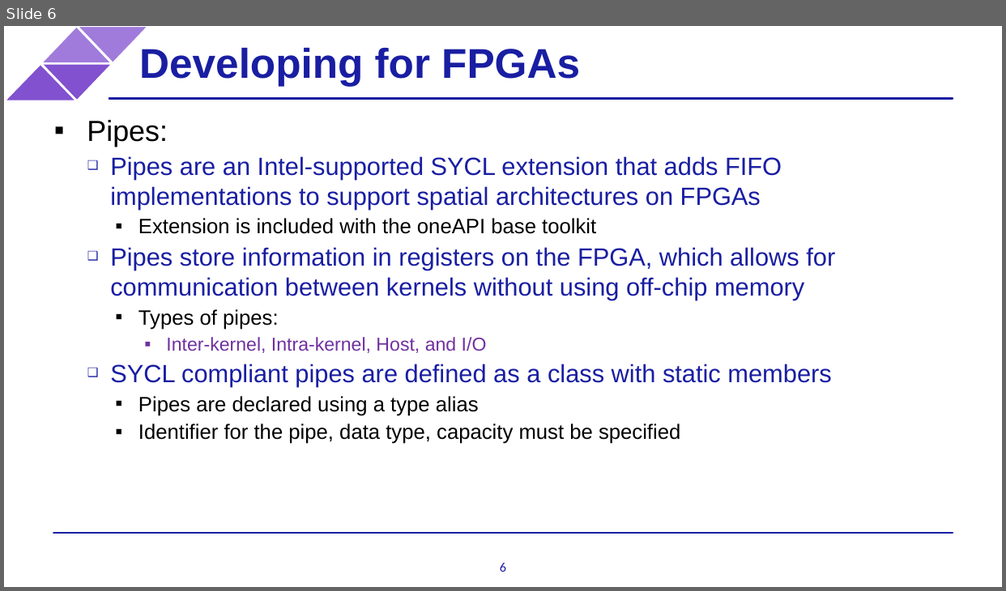
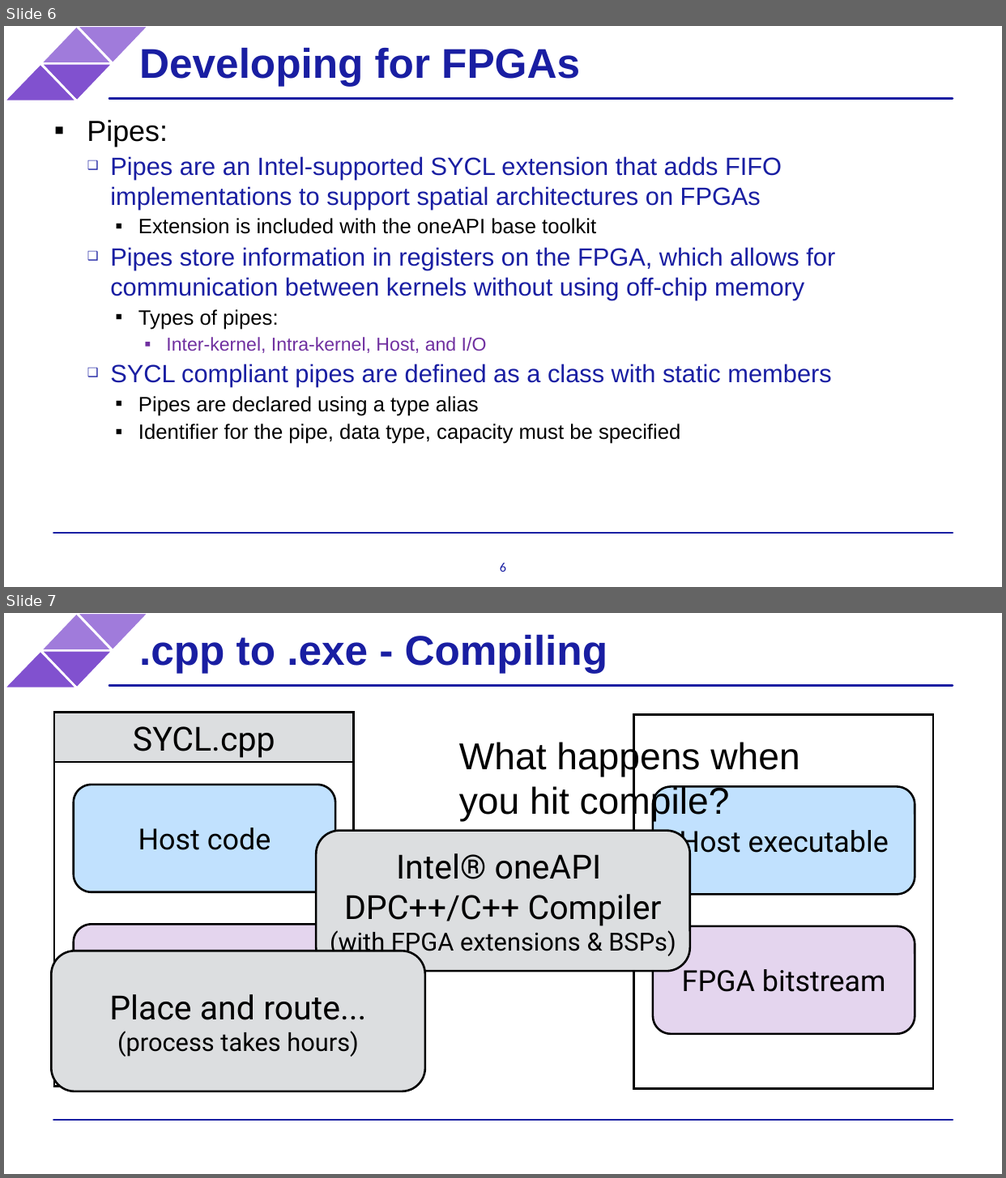
Before and after one commit to BenjaminMFindley/Reconfig-2-SYCL-DPCPP, a slide deck: Slides/SYCL_FPGA.pptx. Shown one above the other, each under a label of ours: slide 6 before the commit, slides 6 and 7 after it. The pictures are 1006x591 and 1006x1178 pixels, drawn with LibreOffice and Linux fonts; fonts in the diff are those of the drawing; background and template pictures are left out. Boxes give left, top, right and bottom in pixels: in the first picture for what was removed or moved away, otherwise in the second. Text is boxed around its words. In the diff, an @@ line names an element or a change of style, - is before the commit and + after.

```diff
--- a/Slides/SYCL_FPGA.pptx
+++ b/Slides/SYCL_FPGA.pptx
@@ slide 7 added at [4,613,1002,1174], background #FFFFFF; not listed: 6 template elements that a slide beside it also shows @@
@@ title added at [139,634,607,673], 40 pt, text #191EA2, bold @@
+.cpp to .exe - Compiling
@@ text added at [459,739,799,822], 36 pt, text #000000 @@
+What happens when you hit compile?
@@ rectangle added at [54,763,354,812], fill #DCDEE0, outline #000000 2 pt @@
@@ text added at [134,770,274,786], 32 pt, text #000000 @@
+SYCL.exe
@@ rounded rectangle added at [316,831,691,972], fill #DCDEE0, outline #000000 2 pt @@
@@ text added at [330,854,675,957], 32 pt, text #000000 @@
+Intel® oneAPI
+DPC++/C++ Compiler
+(with FPGA extensions & BSPs)
@@ group added at [54,713,354,1087]: 2 rectangles, 2 texts, 2 rounded rectangles @@
+SYCL.cpp
+Host code
@@ rounded rectangle added at [51,952,425,1093], fill #DCDEE0, outline #000000 2 pt @@
@@ group added at [633,715,933,1089]: 2 rounded rectangles, 2 texts, 1 rectangle @@
+Host executable
+FPGA bitstream
@@ text added at [69,995,407,1052], 32 pt, text #000000 @@
+Intel® Quartus® Prime Pro Edition
@@ text added at [109,995,366,1057], 24 pt, text #000000 @@
+Place and route...
+(process takes hours)
```
Also in this commit, not shown: 2 other slides added, 9 slides removed, 1 other file.
